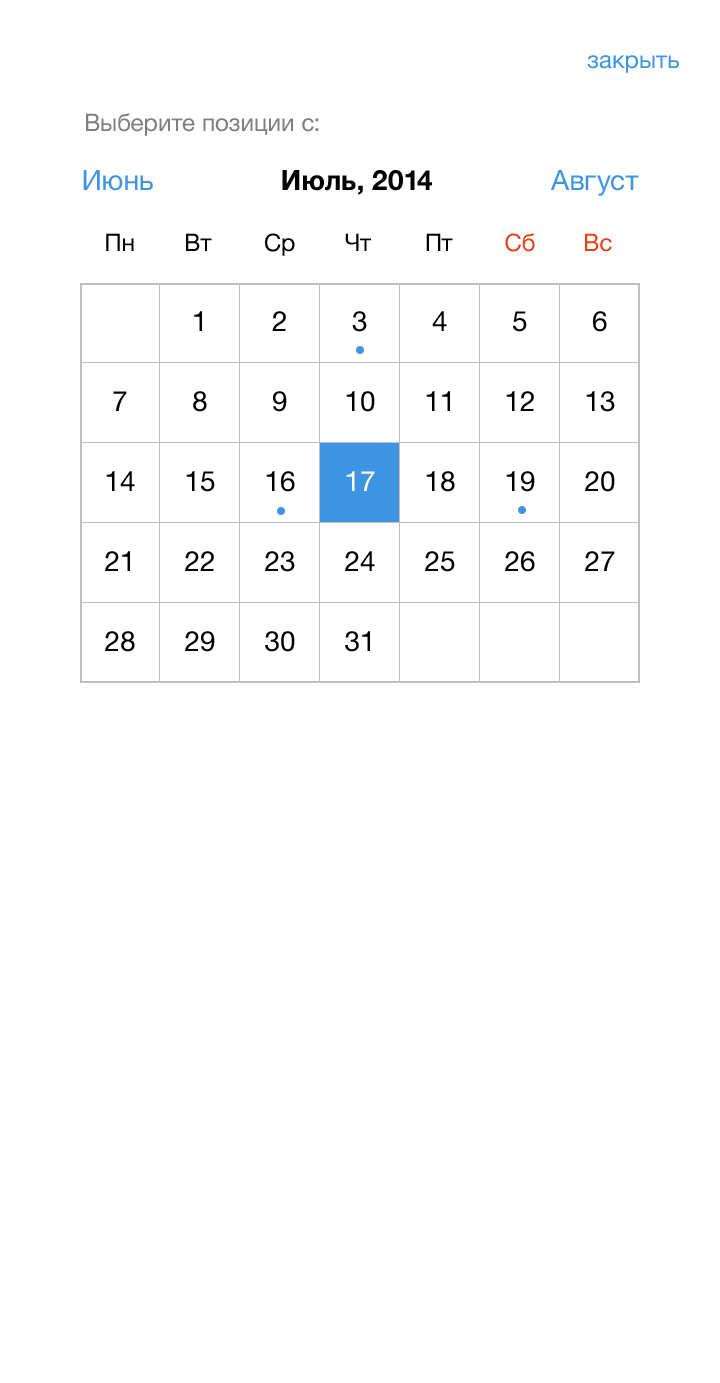
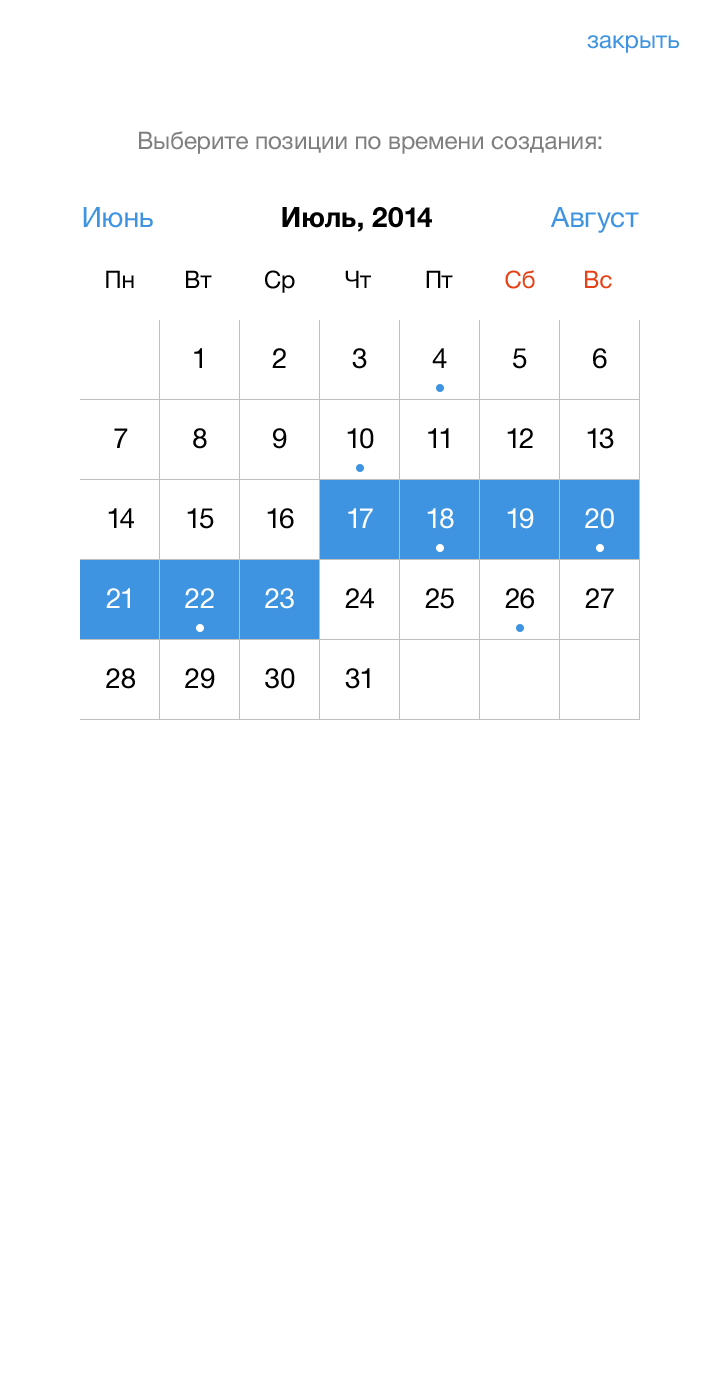
Before/after of a 720px x 1383px layered artwork. What changed in the layer stack:
removed group "Group 2" (2 layers) from group "select dates popup" over bbox(80, 113, 640, 683)
renamed "Выберите позиции с:" to "Выберите позиции по времени создания:", moved it into group "select dates popup", painted on it over bbox(86, 113, 602, 154)
added group "Group 3" with 55 layers in group "select dates popup" over bbox(80, 207, 640, 720)
moved "Август" into group "Group 3", painted on it over bbox(80, 170, 640, 683)
added group "days" with 7 layers in group "Group 3" over bbox(106, 348, 614, 689)
added layer "7 days" in group "days" over bbox(585, 348, 614, 608)
added layer "6 days" in group "days" over bbox(505, 348, 534, 609)
added layer "5 days" in group "days" over bbox(425, 348, 454, 609)
added layer "4 days" in group "days" over bbox(345, 348, 374, 689)
added layer "3 days" in group "days" over bbox(265, 348, 295, 689)
added layer "2 days" in group "days" over bbox(185, 348, 215, 689)
added layer "1 days" in group "days" over bbox(106, 428, 135, 689)
added group "cells" with 35 layers in group "Group 3" over bbox(80, 320, 640, 720)
added layer "day box" (1st of 35, in "select dates popup" › "Group 3" › "cells") in group "cells" over bbox(560, 640, 640, 720)
added layer "day box" (4th of 35, in "select dates popup" › "Group 3" › "cells") in group "cells" over bbox(320, 640, 400, 720)
added layer "day box" (5th of 35, in "select dates popup" › "Group 3" › "cells") in group "cells" over bbox(240, 640, 320, 720)
added layer "day box" (6th of 35, in "select dates popup" › "Group 3" › "cells") in group "cells" over bbox(160, 640, 240, 720)
added layer "day box" (7th of 35, in "select dates popup" › "Group 3" › "cells") in group "cells" over bbox(80, 640, 160, 720)
added layer "day box" (8th of 35, in "select dates popup" › "Group 3" › "cells") in group "cells" over bbox(560, 560, 639, 640)
…and 40 more changes (39 added, 1 moved_by, 1 stack)
